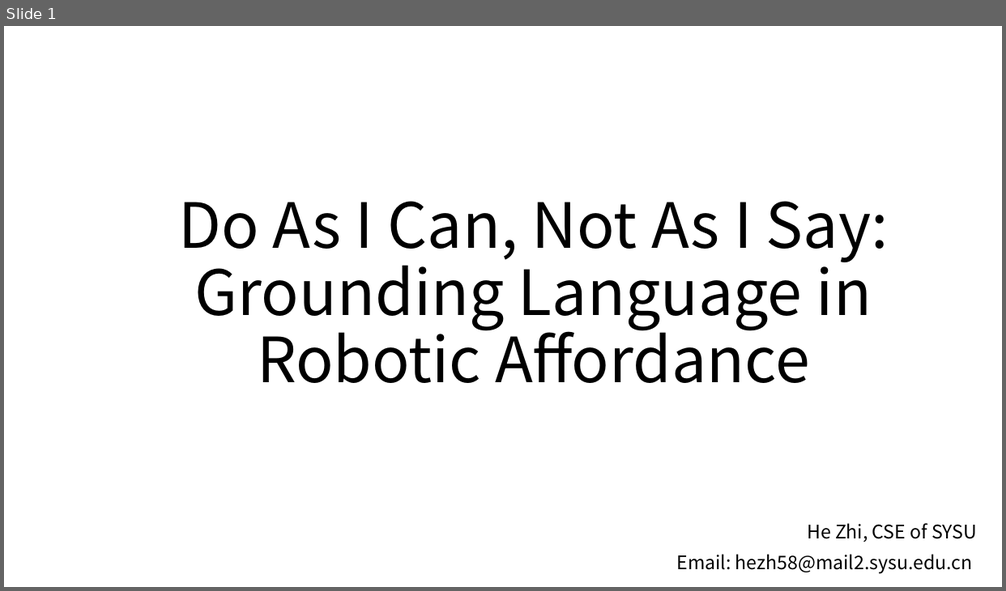
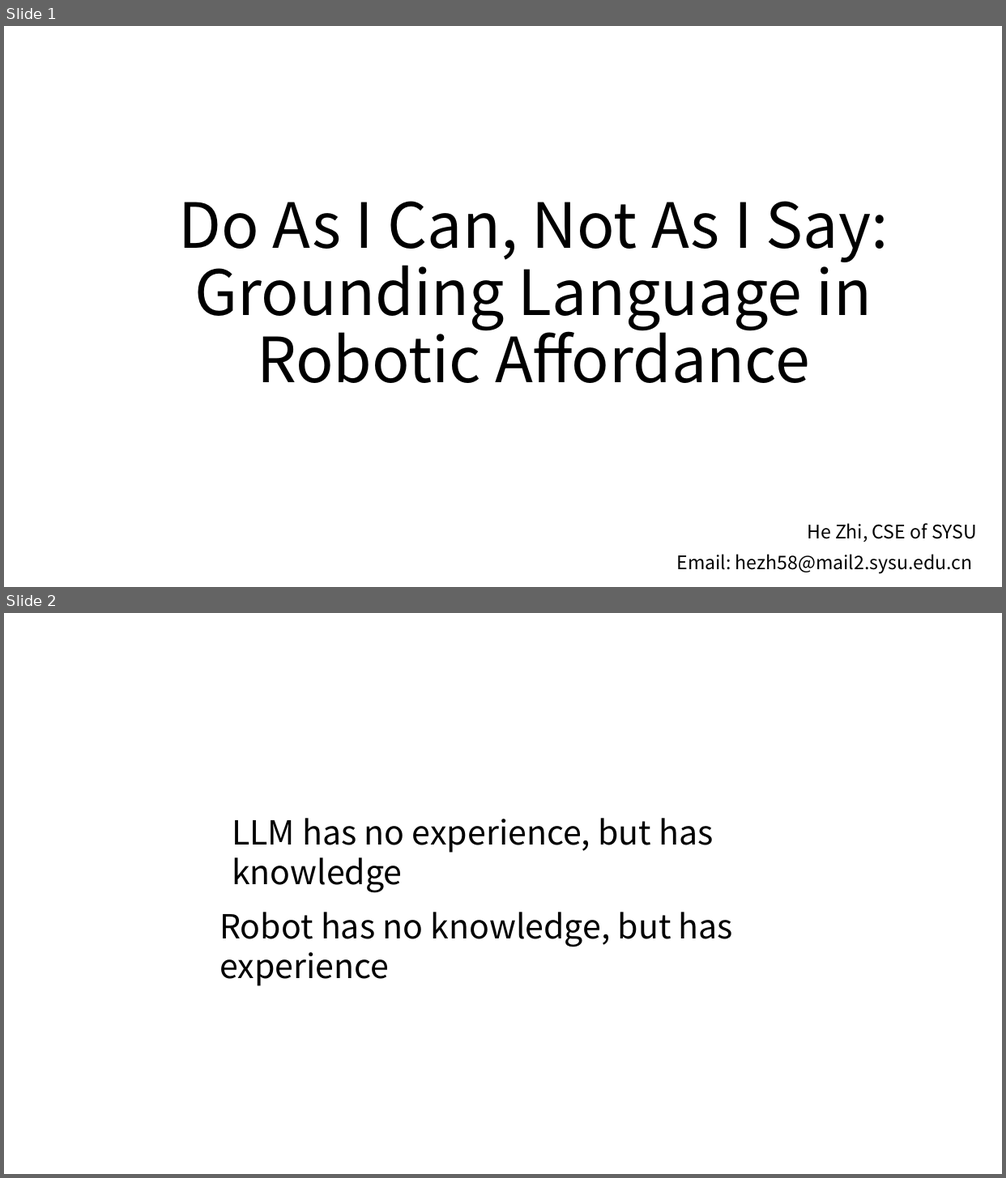
Before and after one commit to kevinva/paperReport, a slide deck: presentation/hoho_SayCan.pptx. Shown one above the other, each under a label of ours: slide 1 before the commit, slides 1 and 2 after it. The pictures are 1006x591 and 1006x1178 pixels, drawn with LibreOffice and Linux fonts; fonts in the diff are those of the drawing. Boxes give left, top, right and bottom in pixels: in the first picture for what was removed or moved away, otherwise in the second. Text is boxed around its words. In the diff, an @@ line names an element or a change of style, - is before the commit and + after.

```diff
--- a/presentation/hoho_SayCan.pptx
+++ b/presentation/hoho_SayCan.pptx
@@ slide 2 added at bbox=[4, 613, 1002, 1174], background #FFFFFF @@
@@ text added at bbox=[232, 818, 713, 893], 32 pt, text #000000 @@
+LLM has no experience, but has knowledge
@@ text added at bbox=[219, 912, 733, 986], 32 pt, text #000000 @@
+Robot has no knowledge, but has experience
```
Also in this commit, not shown: 14 other slides added.
